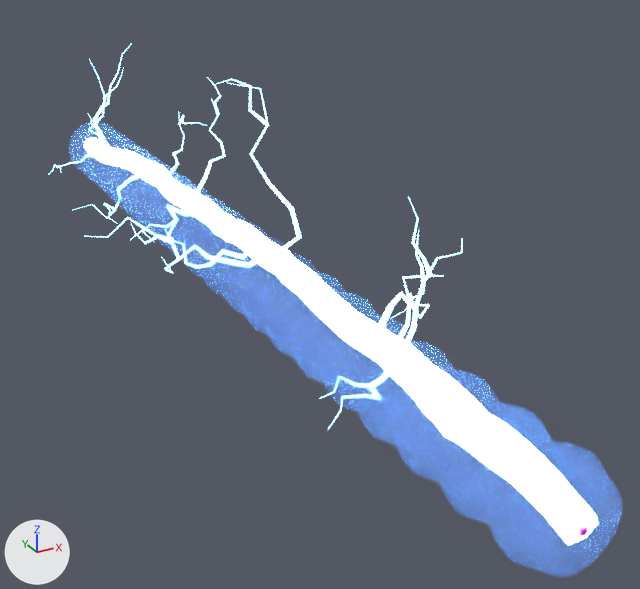
Renders of the FBX model ElementBeams/ElectricBeam.fbx from each side of a commit.
Rendered twice from a 50 mm camera at (-7.8, -6.8, 7.7) aimed at (1.7, 10.4, -0.9). The lights are fixed; the arrows at lower left show +X, +Y and +Z. The picture after the commit comes second. Where no turn or scale is listed for an object, it has been applied to the vertices.

In view in the first picture: 'Bolt', 'Branches', 'Sheath' and 1 more.
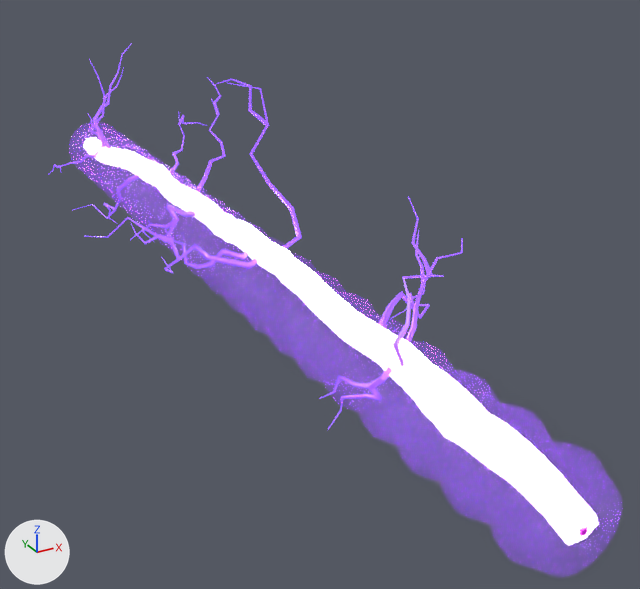
Commit message: Make Electric purple instead of blue

Where the change shows, as pixel boxes [x1, y1, x2, y2] in the pictures (640 x 589 px):
'Sheath', recoloured
    both: [69, 122, 622, 578]
'Branches', recoloured, surface changed
    both: [49, 43, 463, 430]

What changed in the scene script:
```text
Change mat_elecsheath:
    mat_elecsheath.base_color: (0.101, 0.311, 1.0) -> (0.267, 0.0415, 0.836)  # blue #5997ff -> purple #8d39ec
    mat_elecsheath.emission_color: (0.101, 0.311, 1.0) -> (0.267, 0.0415, 0.836)  # blue #5997ff -> purple #8d39ec
Change mat_elecbranch:
    mat_elecbranch.base_color: (0.19, 0.523, 1.0) -> (0.227, 0.0781, 1.0)  # blue #79bfff -> purple #834fff
    mat_elecbranch.emission_color: (0.19, 0.523, 1.0) -> (0.227, 0.0781, 1.0)  # blue #79bfff -> purple #834fff
    mat_elecbranch.emission_strength: 5.0 -> 1.2
```
